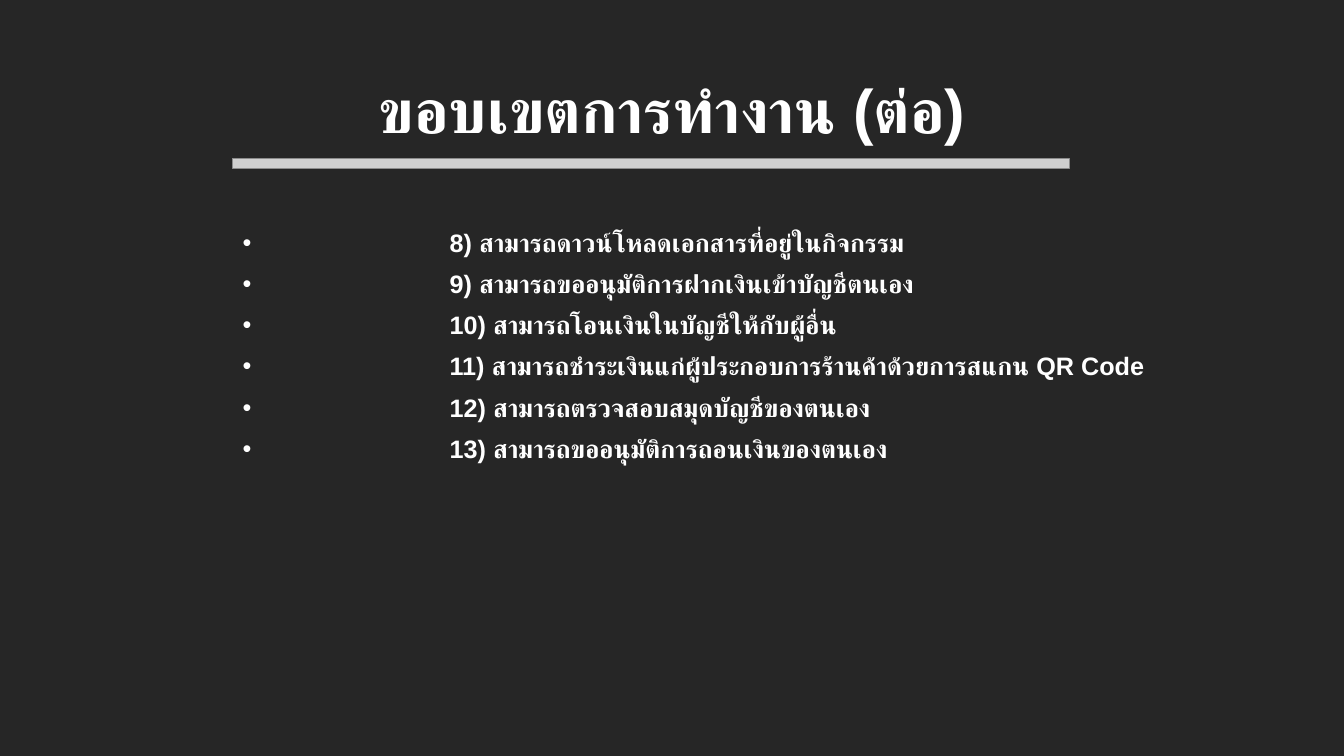
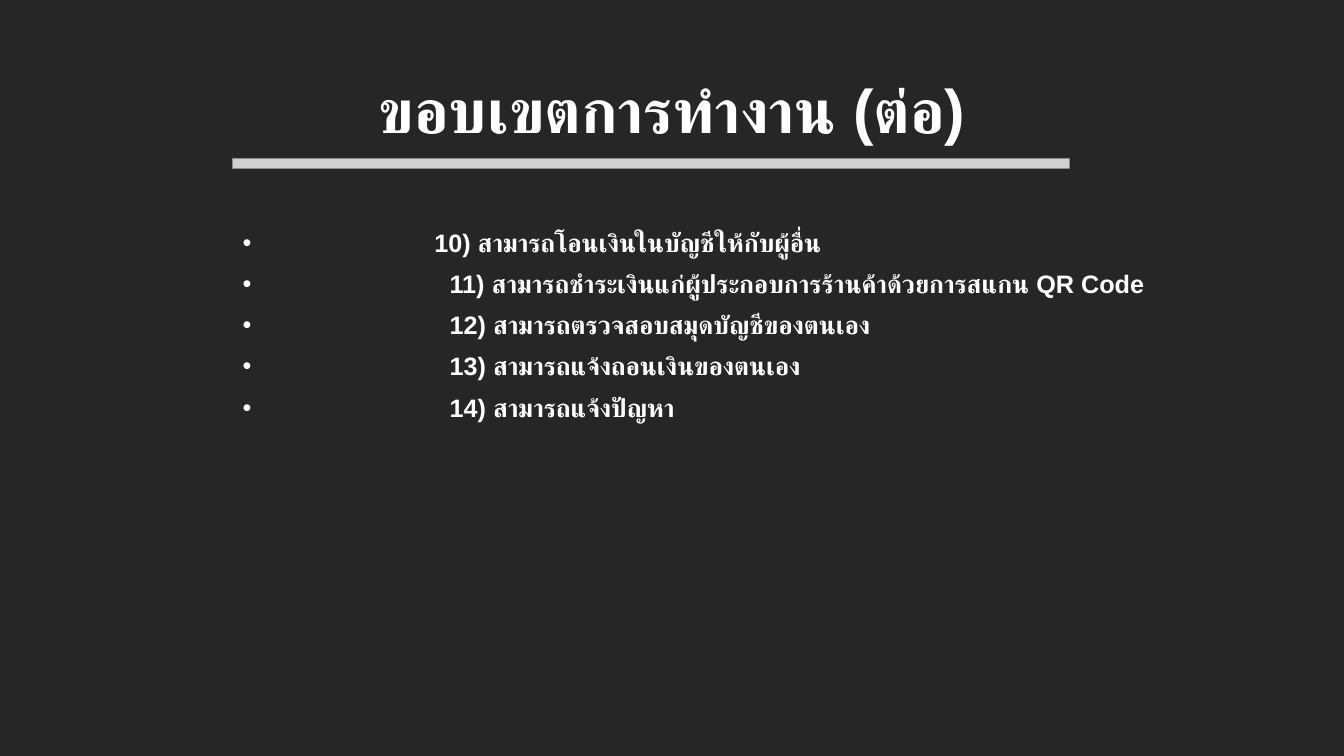
Before and after one commit to mickysara/MyBagProject, a slide deck: slide 14 of uploads/นำเสนอหัวข้อโปรเจค.pptx (slide 12 before the commit). Drawn at 1344x756 pixels with LibreOffice and Linux fonts; fonts in the diff are those of the drawing; grey boxes stand for pictures. Boxes give left, top, right and bottom in pixels: in the first picture for what was removed or moved away, otherwise in the second. Text is boxed around its words. In the diff, an @@ line names an element or a change of style, - is before the commit and + after.

```diff
--- a/uploads/นำเสนอหัวข้อโปรเจค.pptx
+++ b/uploads/นำเสนอหัวข้อโปรเจค.pptx
@@ text at (450, 233, 913, 300): paragraphs removed @@
-• 8) สามารถดาวน์โหลดเอกสารที่อยู่ในกิจกรรม
-• 9) สามารถขออนุมัติการฝากเงินเข้าบัญชีตนเอง
@@ text at (450, 356, 800, 423): text changed @@
-• 13) สามารถขออนุมัติการถอนเงินของตนเอง
+• 13) สามารถแจ้งถอนเงินของตนเอง
+• 14) สามารถแจ้งปัญหา
```
Also in this commit, not shown: 6 other slides changed, 1 slide added, 2 slides removed, 8 other files.
